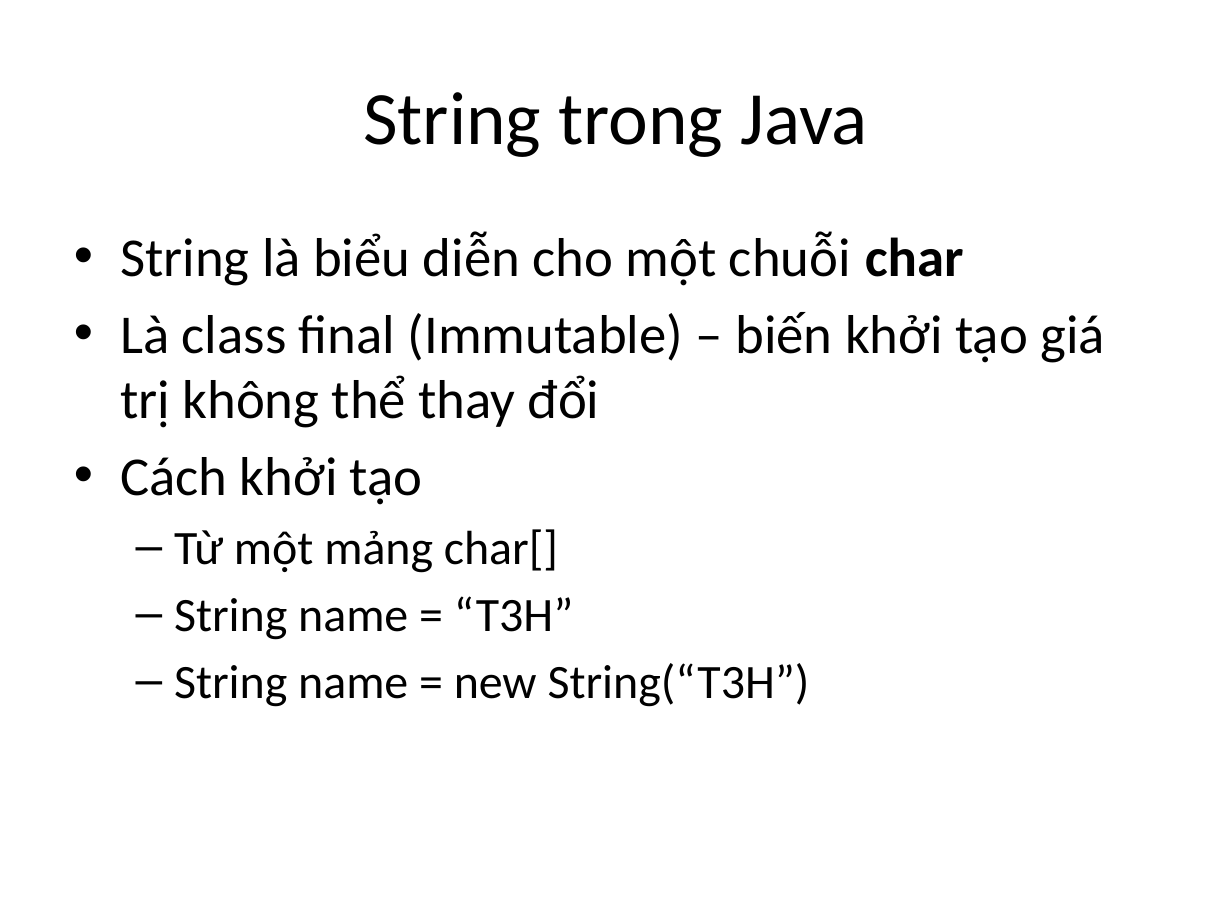
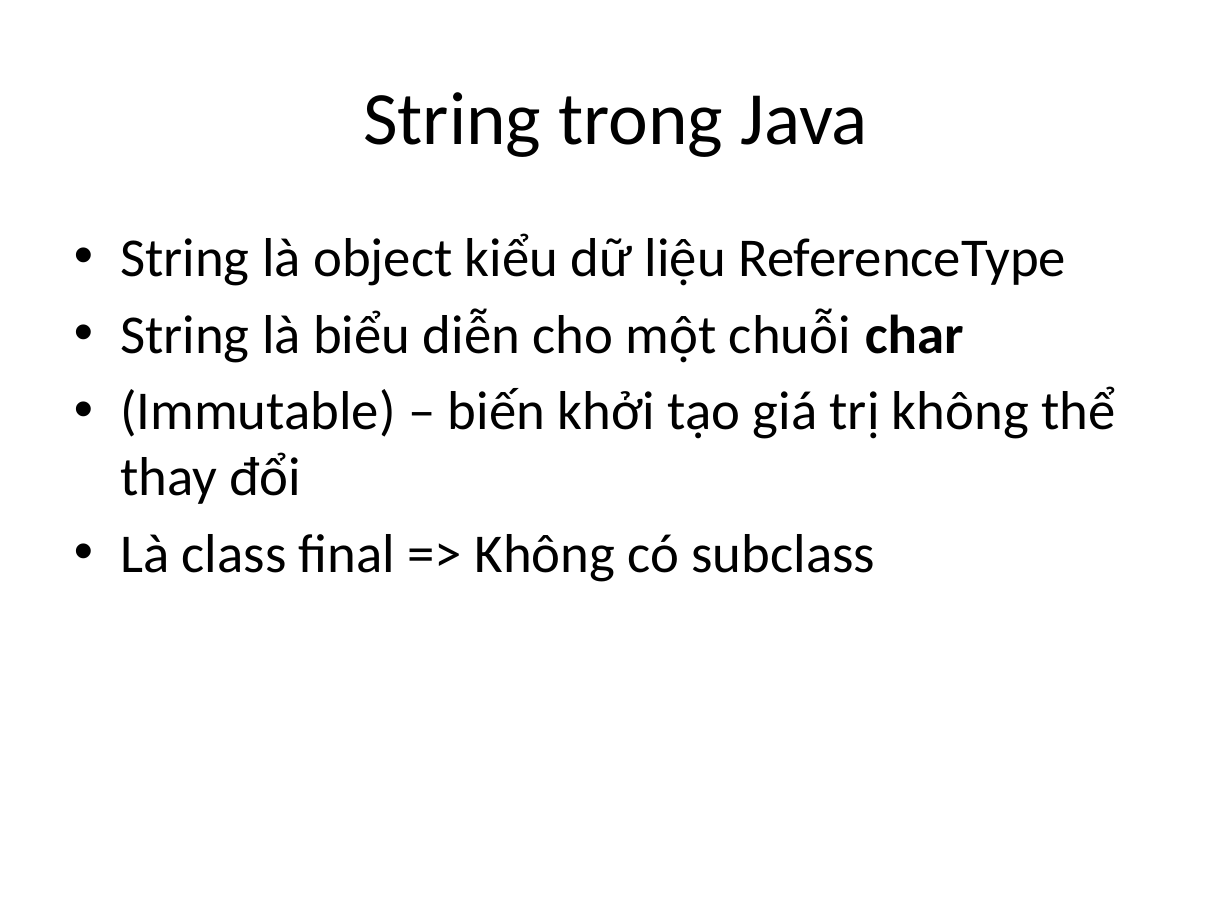
Before and after one commit to phithanh97cs/T3H, a slide deck: slide 5 of 3. Back-end/1. JavaCore/5. String, String Builder, String Buffer.pptx. Drawn at 1232x924 pixels with LibreOffice and Linux fonts; fonts in the diff are those of the drawing. Boxes give left, top, right and bottom in pixels: in the first picture for what was removed or moved away, otherwise in the second. Text is boxed around its words. In the diff, an @@ line names an element or a change of style, - is before the commit and + after.

Commit message:
new

```diff
--- a/3. Back-end/1. JavaCore/5. String, String Builder, String Buffer.pptx
+++ b/3. Back-end/1. JavaCore/5. String, String Builder, String Buffer.pptx
@@ text at (120, 233, 1066, 286): paragraph added @@
+• String là object kiểu dữ liệu ReferenceType
@@ text at (120, 386, 1115, 582): text changed @@
-• Là class final (Immutable) – biến khởi tạo giá trị không thể thay đổi
-• Cách khởi tạo
-  – Từ một mảng char[]
-  – String name = “T3H”
-  – String name = new String(“T3H”)
+• (Immutable) – biến khởi tạo giá trị không thể thay đổi
+• Là class final => Không có subclass
```
Also in this commit, not shown: 2 slides added, 1 slide removed.
